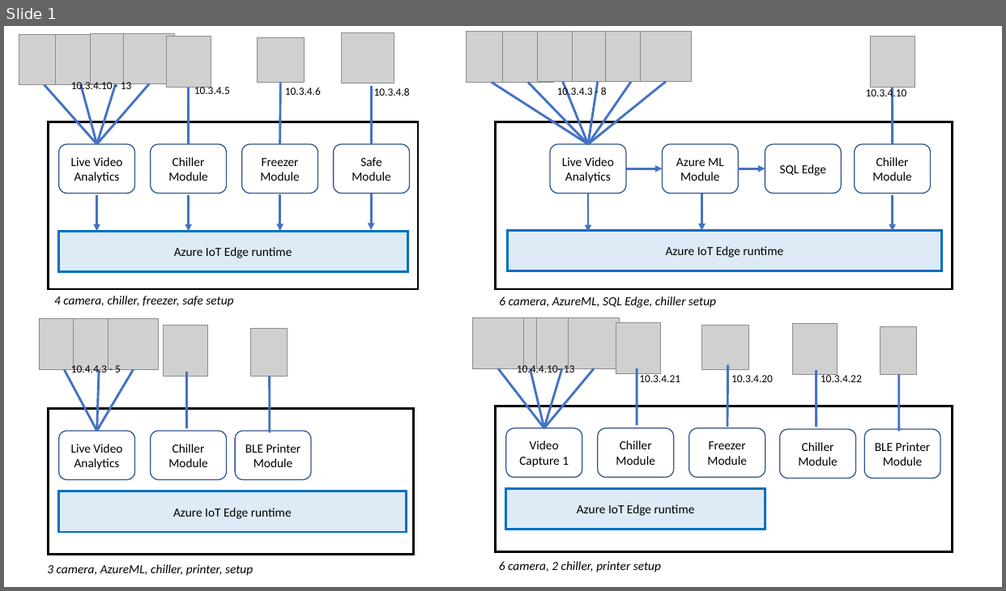
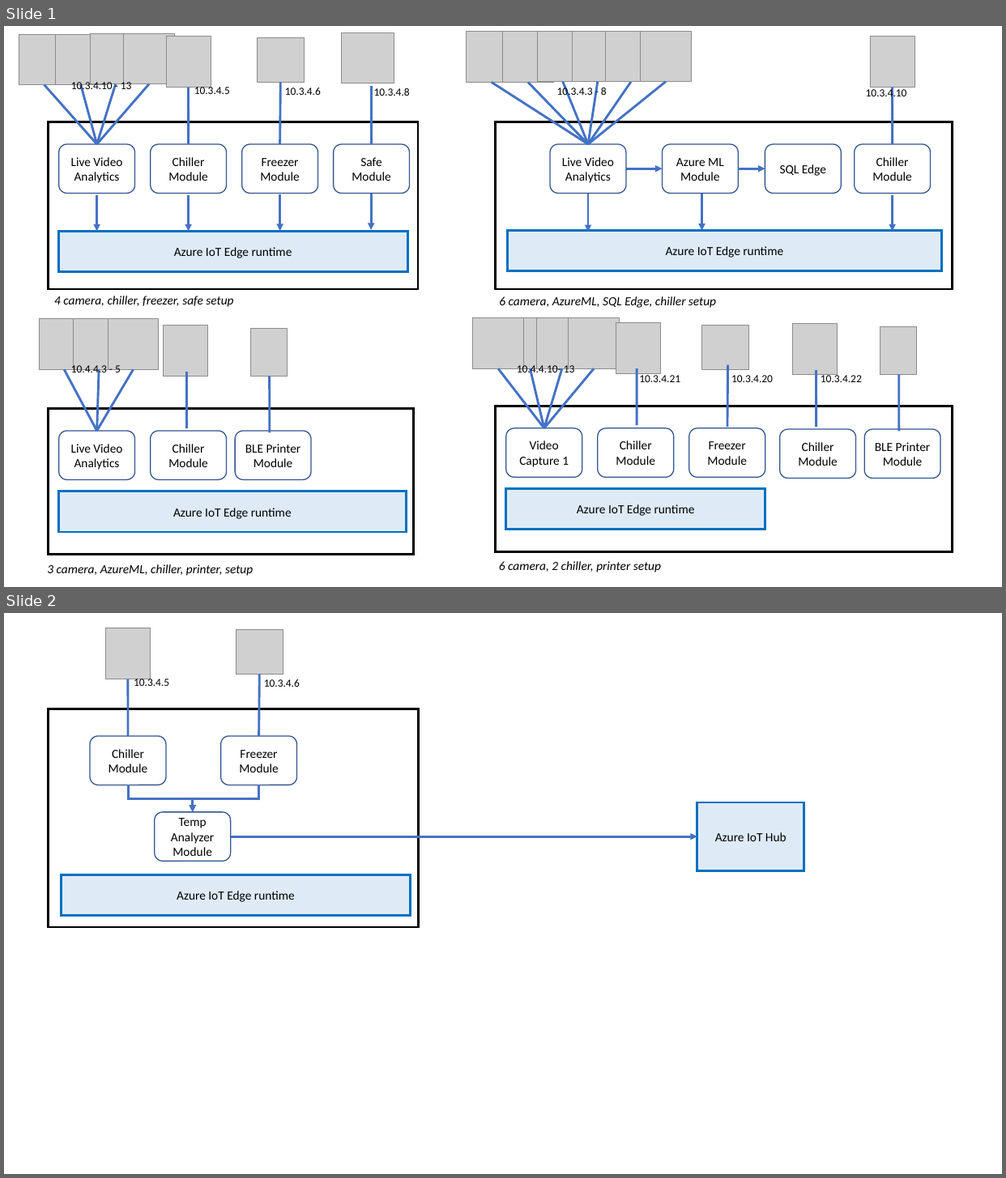
Before and after one commit to AzureIoTGBB/iot-edge-configuration-manager, a slide deck: MythicalIoT.pptx. Shown one above the other, each under a label of ours: slide 1 before the commit, slides 1 and 2 after it. The pictures are 1006x591 and 1006x1178 pixels, drawn with LibreOffice and Linux fonts; fonts in the diff are those of the drawing; grey boxes stand for pictures. Boxes give left, top, right and bottom in pixels: in the first picture for what was removed or moved away, otherwise in the second. Text is boxed around its words. In the diff, an @@ line names an element or a change of style, - is before the commit and + after.

```diff
--- a/MythicalIoT.pptx
+++ b/MythicalIoT.pptx
@@ slide 2 added at [4,613,1002,1174], background #FFFFFF @@
@@ picture added at [106,628,151,679] @@
@@ picture added at [236,629,283,674] @@
@@ line added from (127, 679) to (128, 736), #4472C4 2.25 pt @@
@@ text added at [134,677,169,686], 10.5 pt, text #000000 @@
+10.3.4.5
@@ line added from (259, 675) to (259, 736), #4472C4 2.25 pt @@
@@ text added at [264,679,300,687], 10.5 pt, text #000000 @@
+10.3.4.6
@@ rectangle added at [49,709,419,927], outline #000000 2.25 pt @@
@@ rounded rectangle added at [90,736,167,785], outline #325491 1 pt, 12 pt, text #000000 @@
+Chiller Module
@@ rounded rectangle added at [221,736,297,785], outline #325491 1 pt, 12 pt, text #000000 @@
+Freezer Module
@@ elbow arrow added from (128, 786) to (193, 812), #4472C4 2.25 pt @@
@@ elbow arrow added from (259, 786) to (193, 812), #4472C4 2.25 pt @@
@@ rectangle added at [697,803,804,871], fill #DEEBF7, outline #0070C0 2.25 pt, 12 pt, text #000000 @@
+Azure IoT Hub
@@ rounded rectangle added at [155,812,231,861], outline #325491 1 pt, 12 pt, text #000000 @@
+Temp Analyzer Module
@@ arrow added from (231, 837) to (697, 837), #4472C4 2.25 pt @@
@@ rectangle added at [61,875,411,916], fill #DEEBF7, outline #0070C0 2.25 pt, 12 pt, text #000000 @@
+Azure IoT Edge runtime
```
Also in this commit, not shown: 1 other slide added, 1 slide removed, 5 other files.
